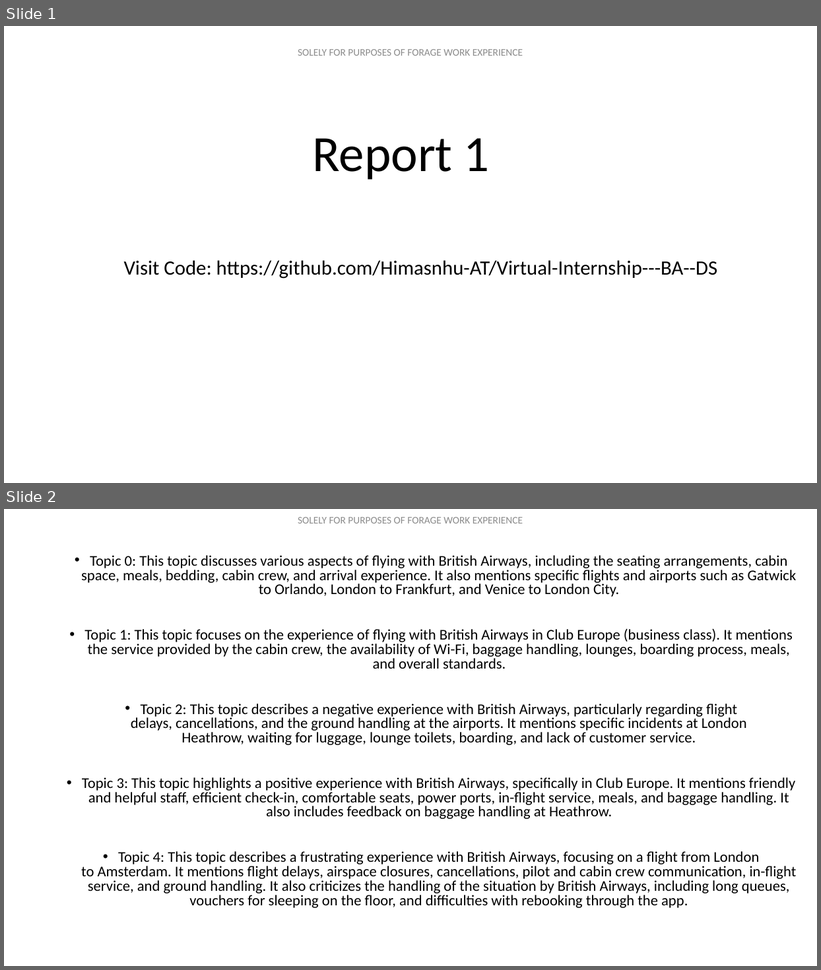
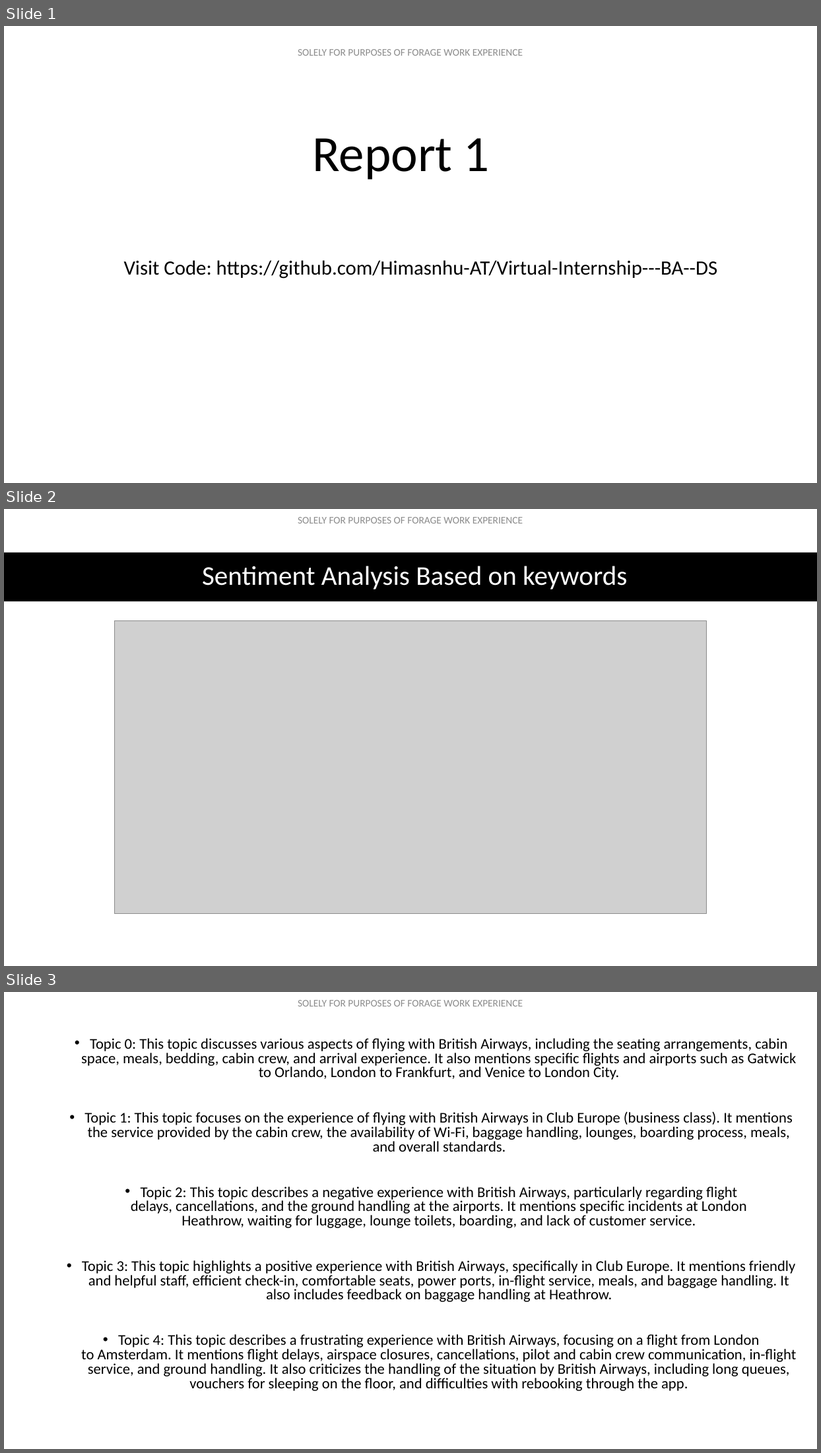
Before and after one commit to Himasnhu-AT/Virtual-Internship---BA--DS, a slide deck: Task 1/Report 1.pptx. Shown one above the other, each under a label of ours: slides 1 and 2 before the commit, slides 1, 2 and 3 after it. The pictures are 821x970 and 821x1453 pixels, drawn with LibreOffice and Linux fonts; fonts in the diff are those of the drawing; grey boxes stand for pictures. Boxes give left, top, right and bottom in pixels: in the first picture for what was removed or moved away, otherwise in the second. Text is boxed around its words. In the diff, an @@ line names an element or a change of style, - is before the commit and + after.

```diff
--- a/Task 1/Report 1.pptx
+++ b/Task 1/Report 1.pptx
@@ slide 2 added at <box>4,509,817,966</box>, background #FFFFFF; not listed: 1 template element that a slide beside it also shows @@
@@ rectangle added at <box>4,553,817,601</box>, fill #000000 @@
@@ title added at <box>202,566,627,590</box>, 32 pt, text #FFFFFF @@
+Sentiment Analysis Based on keywords
@@ picture added at <box>114,621,707,914</box> @@
@@ what was slide 2 is now slide 3 @@
```
Also in this commit, not shown: 1 slide changed, 3 other files.
